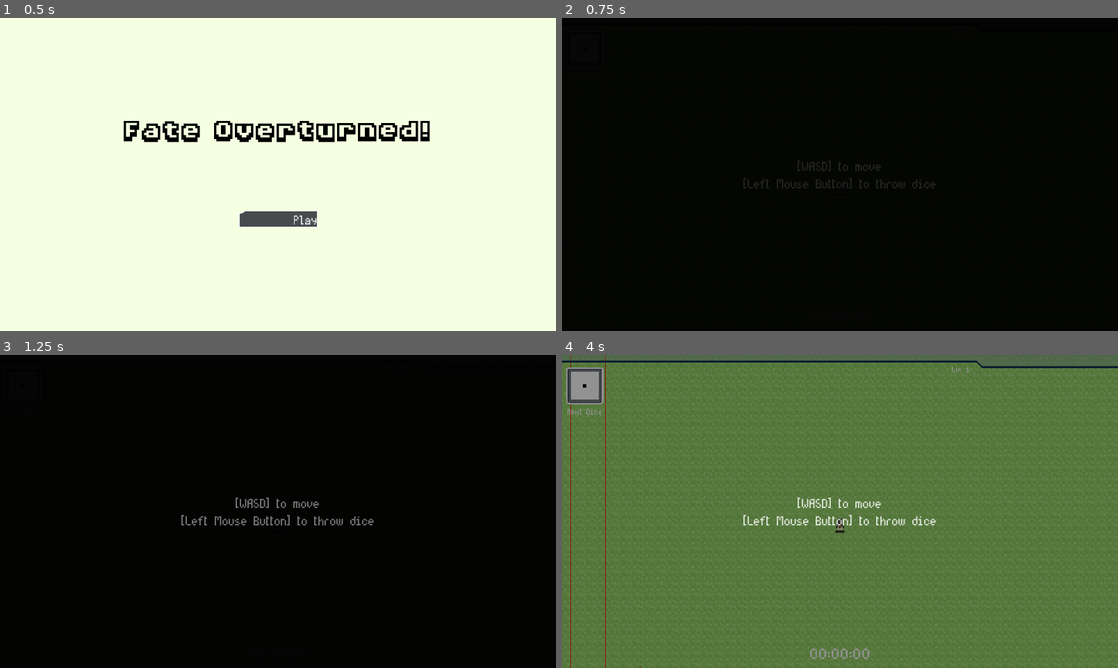
Above: before the commit, frames 1-4 (two rows, left to right).
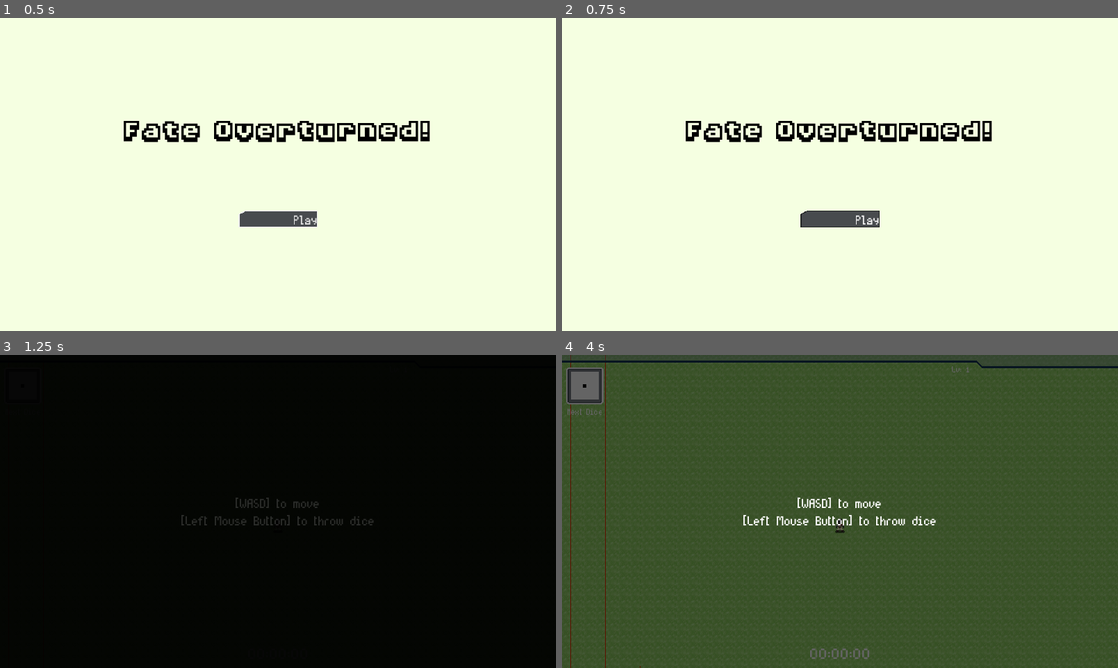
Above: after the commit, the same moments.

Repository: Xalph555/Fate-Overturned
Game: Godot game, scene res://Common/UI/MainMenu/MainMenu.tscn
Two runs of this game, one before a commit and one after it. Both use one fixed random seed, a clock stepped at 60 frames per second and the inputs below.
Inputs (mouse positions are in pixels of both pictures, inside the frame that each line leads up to):
- Up to frame 1 (0.5 s): no input
- Up to frame 2 (0.75 s): click "Play" at 0.5 s
- Up to frame 3 (1.25 s): no input
- Up to frame 4 (4 s): move the mouse to (962, 495) at 1.27 s; press the mouse at (962, 495) at 1.28 s; hold D (move_right) 1.28-2.03 s; move the mouse to (728, 527) at 2.02 s; release the mouse at (728, 527) at 2.03 s; hold S (move_down) 2.03-2.78 s; click (728, 527) at 2.1 s; move the mouse to (895, 442) at 2.77 s; press the mouse at (895, 442) at 2.78 s; hold D (move_right) 2.78-3.53 s; move the mouse to (812, 574) at 3.52 s; release the mouse at (812, 574) at 3.53 s; hold W (move_up) from 3.53 s (still down); click (812, 574) at 3.6 s

Frame 1 is identical in both runs. In frame 2, 99% of the frame differs, in the area x 0-100%, y 0-100%; in frame 3, 0.5%; in frame 4, 99%.

Commit message:
Added Background Music

Diff:
--- /dev/null
+++ b/Common/Managers/BackgroundMusic/BackgroundMusicManager.gd
@@ -0,0 +1,65 @@
+# BackgroundMusicManager
+# ---------------------------------
+extends Node2D
+
+
+# Signals:
+#---------------------------------------
+signal music_stopped
+signal music_changed
+
+
+# Variables
+# ------------------------------------------
+const TRANS_FADEIN = Tween.TRANS_QUART
+const EASE_FADEIN = Tween.EASE_OUT
+
+const TRANS_FADEOUT = Tween.TRANS_LINEAR
+const EASE_FADEOUT = Tween.EASE_IN
+
+onready var _music_player = $AudioStreamPlayer
+onready var _tween = $Tween
+
+
+# Functions
+# ----------------------------------------
+func start_playing() -> void:
+	_music_player.playing = true
+
+
+func stop_playing() -> void:
+	_music_player.playing = false
+
+
+func get_current_volume() -> float:
+	return _music_player.volume_db
+
+
+func change_volume(new_volume) -> void:
+	_music_player.volume_db = new_volume
+
+
+func fade_in(duration : float = 1) -> void:
+	_music_player.playing = true
+	_tween.interpolate_property(_music_player,'volume_db', _music_player.volume_db, -5, duration, TRANS_FADEIN, EASE_FADEIN)
+	_tween.start()
+
+
+func fade_out(duration : float = 1) -> void:
+	_tween.interpolate_property(_music_player,'volume_db', _music_player.volume_db, -40, duration, TRANS_FADEIN, EASE_FADEOUT)
+	_tween.start()
+
+
+func change_track(audio : AudioStream, fade_in_duration: float = 1, fade_out_duration: float = 1) -> void:
+	fade_out(fade_out_duration)
+	yield(_tween, "tween_completed")
+	_music_player.stream = audio
+	fade_in(fade_in_duration)
+
+	emit_signal("music_changed")
+
+
+func _on_Tween_tween_completed(object, key) -> void:
+	if _music_player.volume_db == -40:
+		stop_playing()
+		emit_signal("music_stopped")
--- /dev/null
+++ b/Common/Managers/BackgroundMusic/BackgroundMusicManager.tscn
@@ -0,0 +1,14 @@
+[gd_scene load_steps=2 format=2]
+
+[ext_resource path="res://Common/Managers/BackgroundMusic/BackgroundMusicManager.gd" type="Script" id=1]
+
+[node name="BackgroundMusicManager" type="Node2D"]
+pause_mode = 2
+script = ExtResource( 1 )
+
+[node name="AudioStreamPlayer" type="AudioStreamPlayer" parent="."]
+bus = "Music"
+
+[node name="Tween" type="Tween" parent="."]
+
+[connection signal="tween_completed" from="Tween" to="." method="_on_Tween_tween_completed"]
--- a/Common/UI/GameOverUI/GameOverUI.gd
+++ b/Common/UI/GameOverUI/GameOverUI.gd
@@ -9,6 +9,7 @@
 export(NodePath) onready var score_label = get_node(score_label) as Label
 
 export(String, FILE) var main_menu_scene
+export(AudioStream) var game_over_music
 
 var is_game_over := false
 
@@ -25,6 +26,8 @@
 	if is_game_over:
 		return
 	is_game_over = true
+
+	BackgroundMusicManager.change_track(game_over_music)
 
 	var level_manager = get_tree().get_nodes_in_group("LevelManager")[0]
 	var player_stats = get_tree().get_nodes_in_group("Player")[0].player_stats
--- a/Common/UI/GameOverUI/GameOverUI.tscn
+++ b/Common/UI/GameOverUI/GameOverUI.tscn
@@ -1,9 +1,10 @@
-[gd_scene load_steps=5 format=2]
+[gd_scene load_steps=6 format=2]
 
 [ext_resource path="res://Common/UI/Fonts/UIBodyLarge.tres" type="DynamicFont" id=1]
 [ext_resource path="res://Common/UI/Fonts/TitleFont.tres" type="DynamicFont" id=2]
 [ext_resource path="res://Common/UI/GameOverUI/GameOverUI.gd" type="Script" id=3]
 [ext_resource path="res://Common/UI/Button/SoundButton.tscn" type="PackedScene" id=4]
+[ext_resource path="res://Common/UI/GameOverUI/Broken Fragment.wav" type="AudioStream" id=5]
 
 [node name="GameOverUI" type="Control"]
 pause_mode = 2
@@ -12,6 +13,7 @@
 script = ExtResource( 3 )
 score_label = NodePath("VBoxContainer/Score")
 main_menu_scene = "res://Common/UI/MainMenu/MainMenu.tscn"
+game_over_music = ExtResource( 5 )
 
 [node name="ColorRect" type="ColorRect" parent="."]
 anchor_right = 1.0
--- a/Common/UI/GameStartUI/GameStartUI.gd
+++ b/Common/UI/GameStartUI/GameStartUI.gd
@@ -6,6 +6,8 @@
 
 # Variables
 # -----------------------------------
+export(AudioStream) var level_music
+
 onready var _anim_player := $AnimationPlayer
 
 
@@ -20,3 +22,4 @@
 
 func start_game() -> void:
 	GameEvents.emit_signal("game_start")
+	BackgroundMusicManager.change_track(level_music)
--- a/Common/UI/GameStartUI/GameStartUI.tscn
+++ b/Common/UI/GameStartUI/GameStartUI.tscn
@@ -1,7 +1,8 @@
-[gd_scene load_steps=5 format=2]
+[gd_scene load_steps=6 format=2]
 
 [ext_resource path="res://Common/UI/Fonts/UIBodyLarge.tres" type="DynamicFont" id=1]
 [ext_resource path="res://Common/UI/GameStartUI/GameStartUI.gd" type="Script" id=2]
+[ext_resource path="res://Common/UI/GameStartUI/An Adventure in the Future.wav" type="AudioStream" id=3]
 
 [sub_resource type="Animation" id=1]
 length = 0.001
@@ -78,6 +79,7 @@
 anchor_bottom = 1.0
 mouse_filter = 2
 script = ExtResource( 2 )
+level_music = ExtResource( 3 )
 
 [node name="AnimationPlayer" type="AnimationPlayer" parent="."]
 reset_on_save = false
--- a/Common/UI/LevelUpUI/LevelUpUI.gd
+++ b/Common/UI/LevelUpUI/LevelUpUI.gd
@@ -16,6 +16,8 @@
 var card_instances := []
 
 var selected_card : DiceCardUI = null
+
+var volume_damp := 10.0
 
 var _player_ref : Player
 
@@ -60,6 +62,8 @@
 	# GameEvents.emit_signal("resume_game")
 	get_tree().get_nodes_in_group("LevelManager")[0].resume_game()
 
+	BackgroundMusicManager.change_volume(BackgroundMusicManager.get_current_volume() + volume_damp)
+
 
 func _on_player_level_up(_new_level : int) -> void:
 	# GameEvents.emit_signal("pause_game")
@@ -68,6 +72,8 @@
 
 	set_up_ui()
 	self.visible = true
+
+	BackgroundMusicManager.change_volume(BackgroundMusicManager.get_current_volume() - volume_damp)
 
 
 func _on_card_selected(card : DiceCardUI) -> void:
--- a/Common/UI/MainMenu/MainMenu.gd
+++ b/Common/UI/MainMenu/MainMenu.gd
@@ -7,13 +7,17 @@
 # Variables
 # ------------------------------------------
 export(String, FILE) var game_scene
+export(AudioStream) var menu_music
 
 
 # Functions
 # ----------------------------------------
 func _ready() -> void:
 	get_tree().paused = false
+	BackgroundMusicManager.change_track(menu_music)
 
 
 func _on_Play_button_up() -> void:
+	BackgroundMusicManager.fade_out()
+	yield(BackgroundMusicManager, "music_stopped")
 	get_tree().change_scene(game_scene)
--- a/Common/UI/MainMenu/MainMenu.tscn
+++ b/Common/UI/MainMenu/MainMenu.tscn
@@ -1,14 +1,16 @@
-[gd_scene load_steps=4 format=2]
+[gd_scene load_steps=5 format=2]
 
 [ext_resource path="res://Common/UI/MainMenu/MainMenu.gd" type="Script" id=1]
 [ext_resource path="res://Common/UI/Fonts/TitleFont.tres" type="DynamicFont" id=2]
 [ext_resource path="res://Common/UI/Button/SoundButton.tscn" type="PackedScene" id=3]
+[ext_resource path="res://Common/UI/MainMenu/Mystical Town (Loop).wav" type="AudioStream" id=4]
 
 [node name="MainMenu" type="Control"]
 anchor_right = 1.0
 anchor_bottom = 1.0
 script = ExtResource( 1 )
 game_scene = "res://Levels/MainMap/MainMap.tscn"
+menu_music = ExtResource( 4 )
 
 [node name="ColorRect" type="ColorRect" parent="."]
 anchor_right = 1.0
--- a/default_bus_layout.tres
+++ b/default_bus_layout.tres
@@ -5,7 +5,7 @@
 bus/1/solo = false
 bus/1/mute = false
 bus/1/bypass_fx = false
-bus/1/volume_db = -8.00903
+bus/1/volume_db = -17.0282
 bus/1/send = "Master"
 bus/2/name = "Sound"
 bus/2/solo = false
--- a/project.godot
+++ b/project.godot
@@ -166,6 +166,7 @@
 
 DiceDataBase="*res://Common/Dice/DiceDataBase.tscn"
 GameEvents="*res://Common/Managers/GameEvents.gd"
+BackgroundMusicManager="*res://Common/Managers/BackgroundMusic/BackgroundMusicManager.tscn"
 
 [display]
 
Not shown, added: Common/UI/GameStartUI/An Adventure in the Future.wav.import
Not shown, removed: Levels/MainMap/An Adventure in the Future.wav.import
Not shown, added: Common/UI/GameStartUI/An Adventure in the Future.wav
